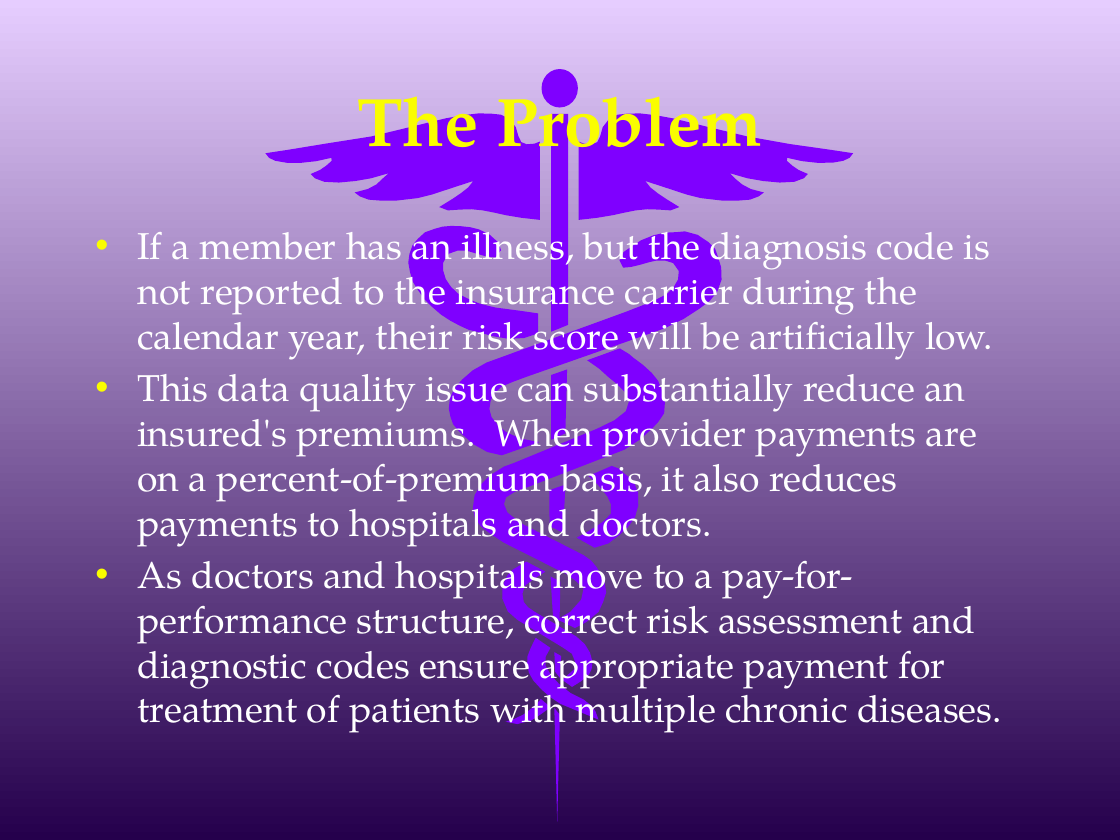
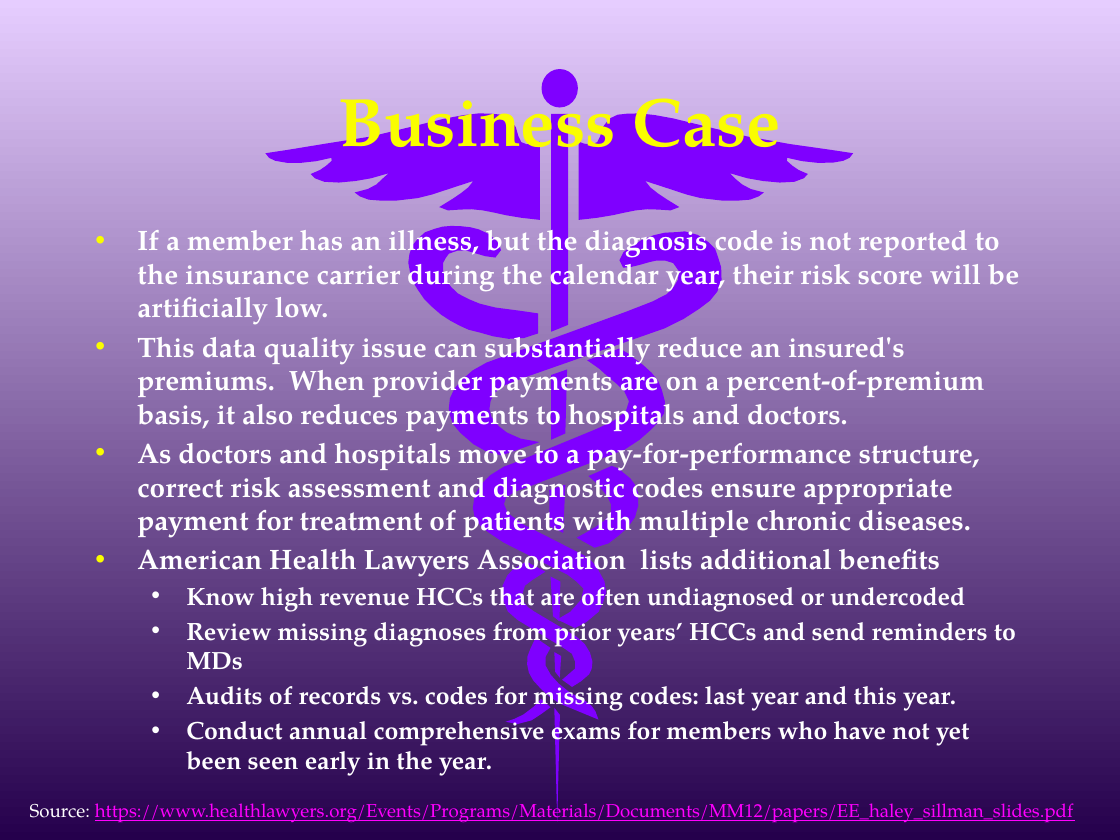
Before and after one commit to AnjaGuillory/FHIRED_Up, a slide deck: slide 3 of Team Deliverable 1/ACA Risk Adjustment EHR Enhancement.pptx (slide 4 before the commit). Drawn at 1120x840 pixels with LibreOffice and Linux fonts; fonts in the diff are those of the drawing. Boxes give left, top, right and bottom in pixels: in the first picture for what was removed or moved away, otherwise in the second. Text is boxed around its words. In the diff, an @@ line names an element or a change of style, - is before the commit and + after.

```diff
--- a/Team Deliverable 1/ACA Risk Adjustment EHR Enhancement.pptx
+++ b/Team Deliverable 1/ACA Risk Adjustment EHR Enhancement.pptx
@@ title at (338,74,781,170): text changed @@
-The Problem
+Business Case
@@ text at (137,221,1019,541): size 24 to 18 pt, bold on in "If a member has an illness, but ...", "This data quality issue can substantially reduce ...", "As doctors and hospitals move to a ..."; less space between paragraphs @@
@@ text at (137,540,1016,776): paragraphs added @@
+• American Health Lawyers Association lists additional benefits
+  • Know high revenue HCCs that are often undiagnosed or undercoded
+  • Review missing diagnoses from prior years’ HCCs and send reminders to MDs
+  • Audits of records vs. codes for missing codes: last year and this year.
+  • Conduct annual comprehensive exams for members who have not yet been seen early in the year.
@@ text added at (30,798,1074,823), 12 pt, text #FF00FF, underline @@
+Source: https://www.healthlawyers.org/Events/Programs/Materials/Documents/MM12/papers/EE_haley_sillman_slides.pdf
```
Also in this commit, not shown: 5 other slides changed, 2 slides added, 1 slide removed, 2 other files.
